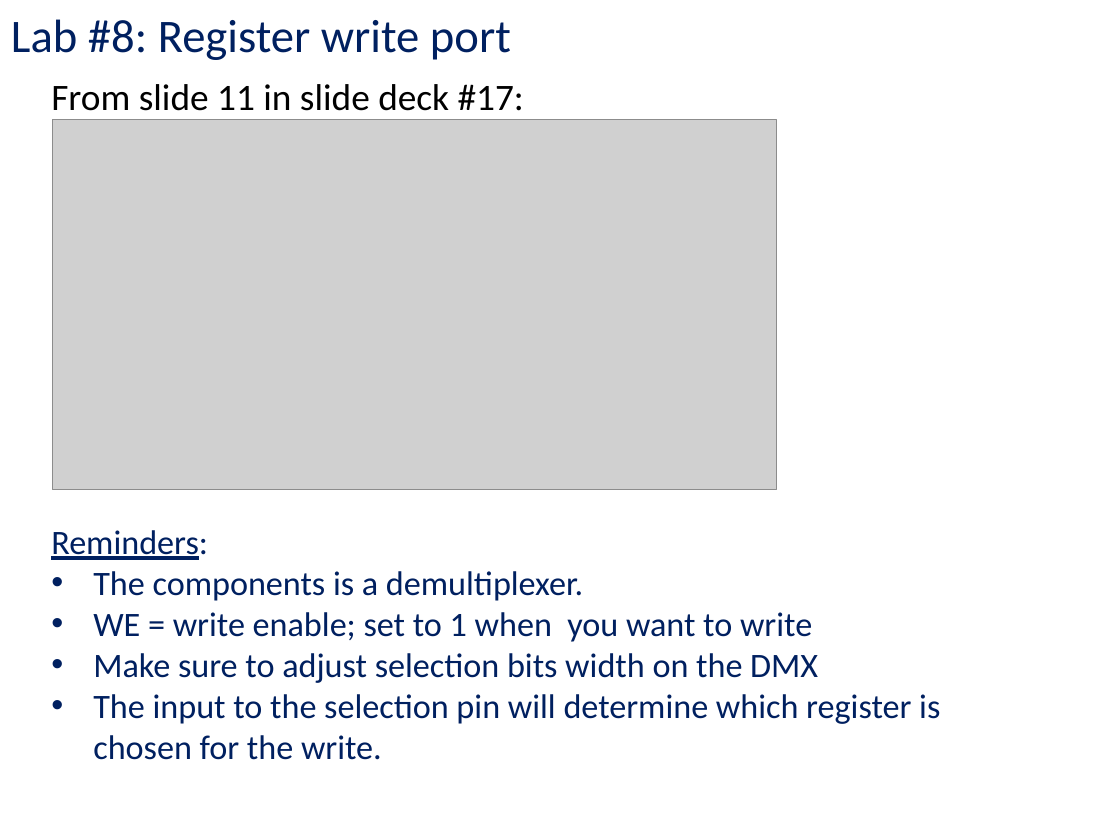
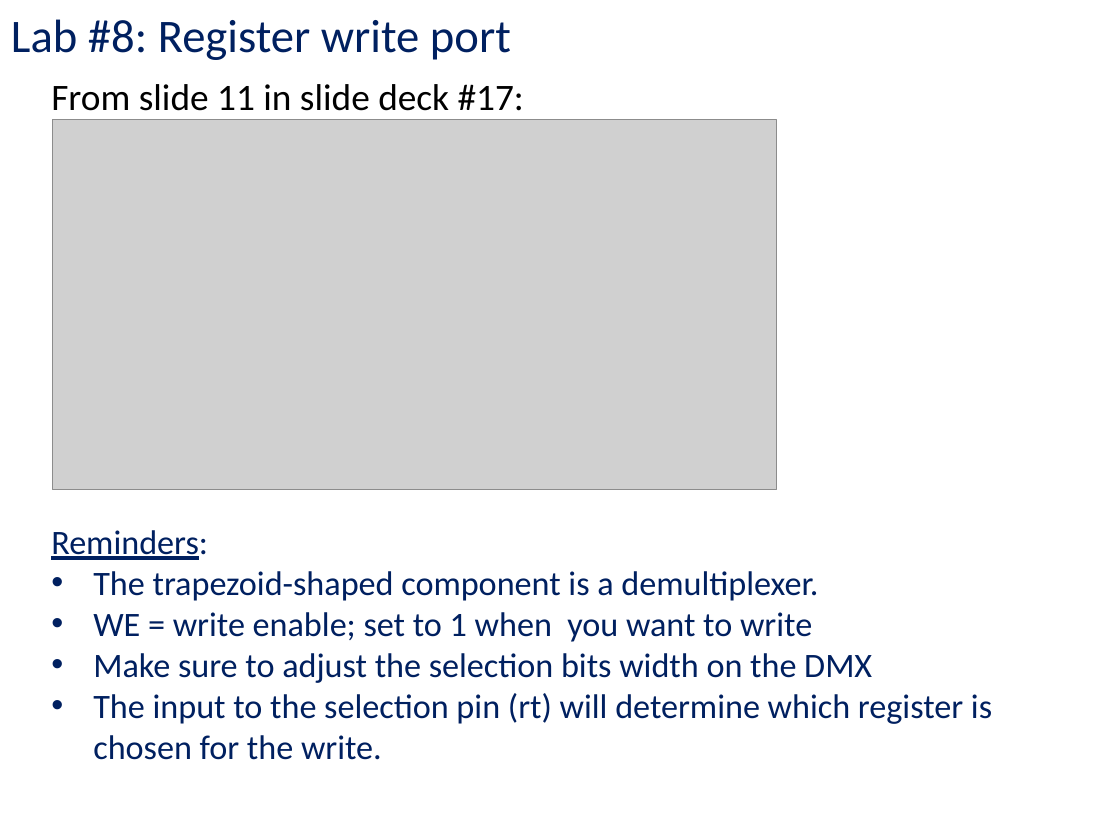
Before and after one commit to kc13/CS447JB, a slide deck: slide 7 of cs447jb_rec6_mar30_and_apr2.pptx (slide 8 before the commit). Drawn at 1120x840 pixels with LibreOffice and Linux fonts; fonts in the diff are those of the drawing; grey boxes stand for pictures. Boxes give left, top, right and bottom in pixels: in the first picture for what was removed or moved away, otherwise in the second. Text is boxed around its words. In the diff, an @@ line names an element or a change of style, - is before the commit and + after.

```diff
--- a/cs447jb_rec6_mar30_and_apr2.pptx
+++ b/cs447jb_rec6_mar30_and_apr2.pptx
@@ text at [93, 571, 818, 601]: text changed @@
-• The components is a demultiplexer.
+• The trapezoid-shaped component is a demultiplexer.
@@ text at [93, 653, 992, 760]: text changed @@
-• Make sure to adjust selection bits width on the DMX
-• The input to the selection pin will determine which register is chosen for the write.
+• Make sure to adjust the selection bits width on the DMX
+• The input to the selection pin (rt) will determine which register is chosen for the write.
```
Also in this commit, not shown: 7 other slides changed, 1 slide added, 1 slide removed.
